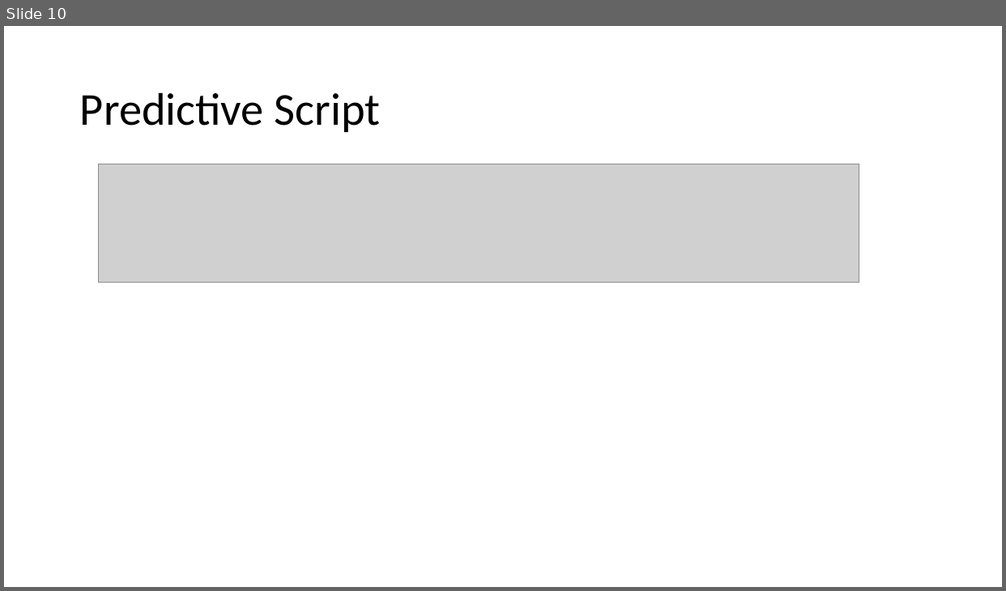
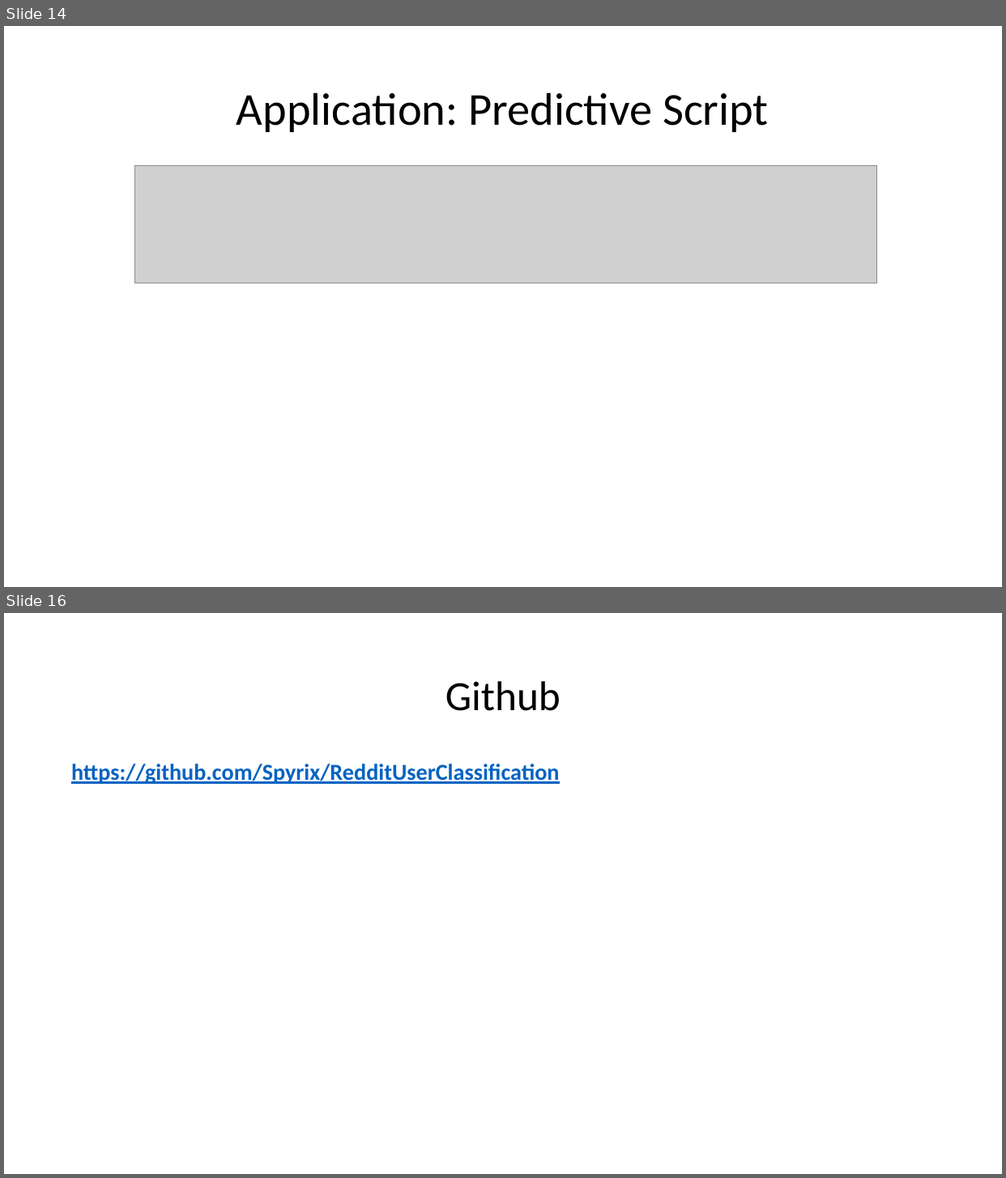
Before and after one commit to Spyrix/RedditUserClassification, a slide deck: Project_Presentation.pptx. Shown one above the other, each under a label of ours: slide 10 before the commit, slides 14 and 16 after it; the slides between them are not shown. The pictures are 1006x591 and 1006x1178 pixels, drawn with LibreOffice and Linux fonts; fonts in the diff are those of the drawing; grey boxes stand for pictures. Boxes give left, top, right and bottom in pixels: in the first picture for what was removed or moved away, otherwise in the second. Text is boxed around its words. In the diff, an @@ line names an element or a change of style, - is before the commit and + after.

```diff
--- a/Project_Presentation.pptx
+++ b/Project_Presentation.pptx
@@ slide 16 added at (4,613,1002,1174), background #FFFFFF @@
@@ title added at (445,681,560,711), 40 pt, text #000000 @@
+Github
@@ text added at (71,764,559,784), 22 pt, text #0563C1, bold, underline @@
+https://github.com/Spyrix/RedditUserClassification
@@ what was slide 10 is now slide 14 @@
@@ slide 14 changed as well @@
@@ title at (236,92,769,132): text changed @@
-Predictive Script
+Application: Predictive Script
@@ picture: place and size @@
-picture at (98,165,859,282)
+picture at (135,165,878,283)
```
Also in this commit, not shown: 9 other slides changed, 5 other slides added, 4 slides removed, 3 other files.
